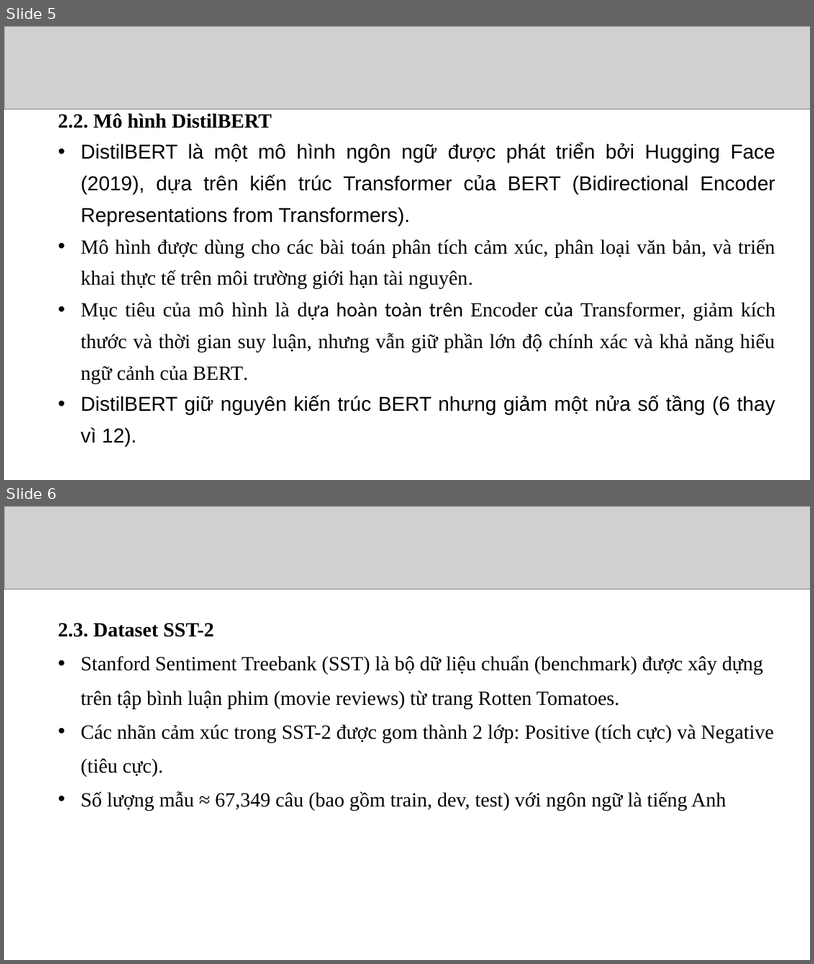
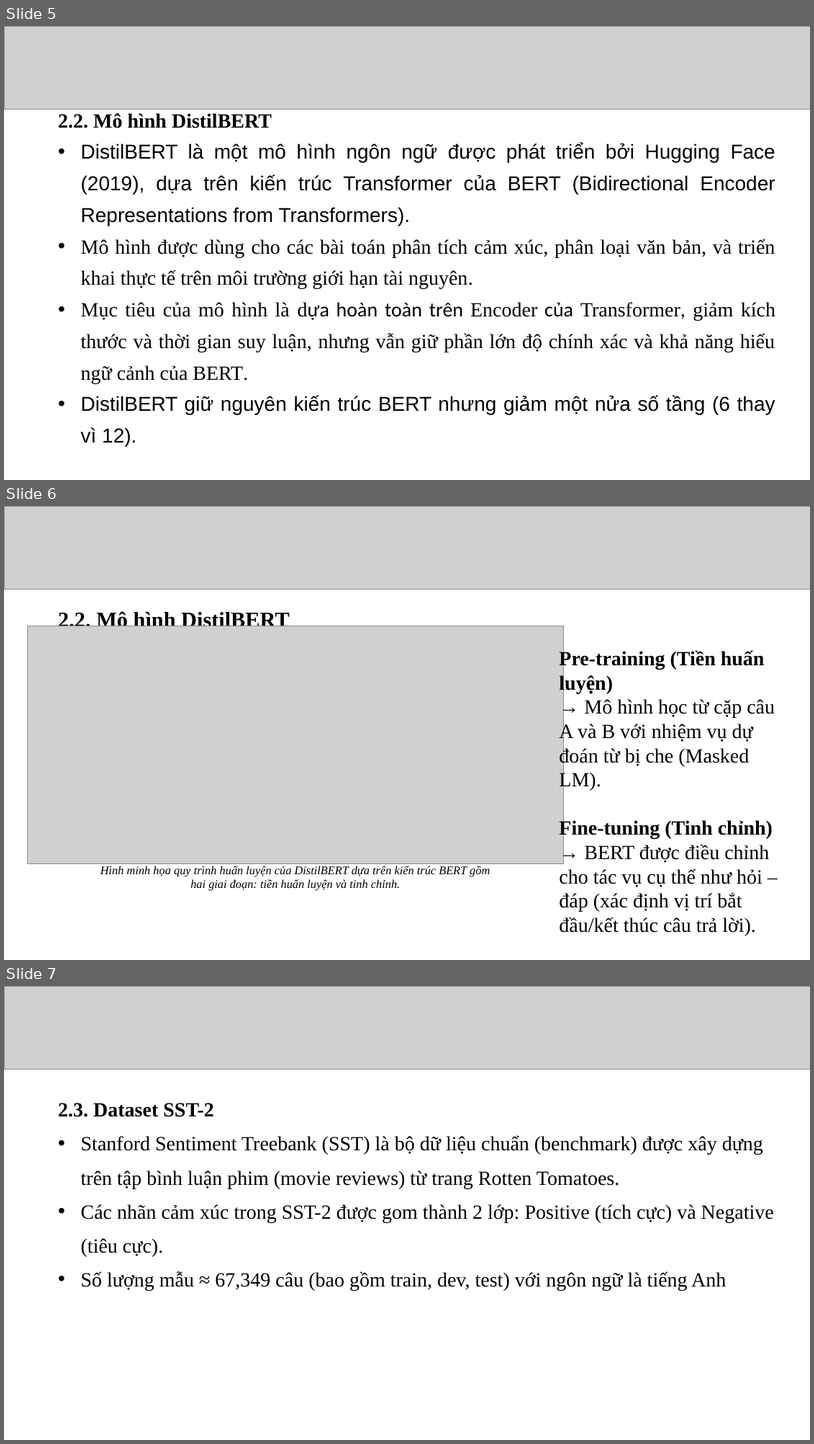
Before and after one commit to KhaiHASO/nlp-sentiment-analysis, a slide deck: Sentiment_Analysis.pptx. Shown one above the other, each under a label of ours: slides 5 and 6 before the commit, slides 5, 6 and 7 after it. The pictures are 814x964 and 814x1444 pixels, drawn with LibreOffice and Linux fonts; fonts in the diff are those of the drawing; grey boxes stand for pictures. Boxes give left, top, right and bottom in pixels: in the first picture for what was removed or moved away, otherwise in the second. Text is boxed around its words. In the diff, an @@ line names an element or a change of style, - is before the commit and + after.

Commit message:
Add PowerPoint outline and update presentation
Added 'dan y.txt' containing a detailed PowerPoint outline for a Sentiment Analysis project using DistilBERT. Updated 'Sentiment_Analysis.pptx' to reflect the new outline and project structure.

```diff
--- a/Sentiment_Analysis.pptx
+++ b/Sentiment_Analysis.pptx
@@ slide 6 added at [4, 506, 810, 960], background #FFFFFF @@
@@ picture added at [4, 506, 810, 589] @@
@@ text added at [58, 610, 290, 631], 26 pt, text #000000, bold @@
+2.2. Mô hình DistilBERT
@@ picture added at [28, 626, 564, 864] @@
@@ text added at [559, 650, 775, 935], 24 pt, text #000000 @@
+Pre-training (Tiền huấn luyện)
+→ Mô hình học từ cặp câu A và B với nhiệm vụ dự đoán từ bị che (Masked LM).
+Fine-tuning (Tinh chỉnh)
+→ BERT được điều chỉnh cho tác vụ cụ thể như hỏi – đáp (xác định vị trí bắt đầu/kết thúc câu trả lời).
@@ text added at [100, 865, 490, 890], 14 pt, text #000000, italic @@
+Hình minh họa quy trình huấn luyện của DistilBERT dựa trên kiến trúc BERT gồm hai giai đoạn: tiền huấn luyện và tinh chỉnh.
@@ what was slide 6 is now slide 7 @@
```
Also in this commit, not shown: 1 other slide added, 1 other file.
